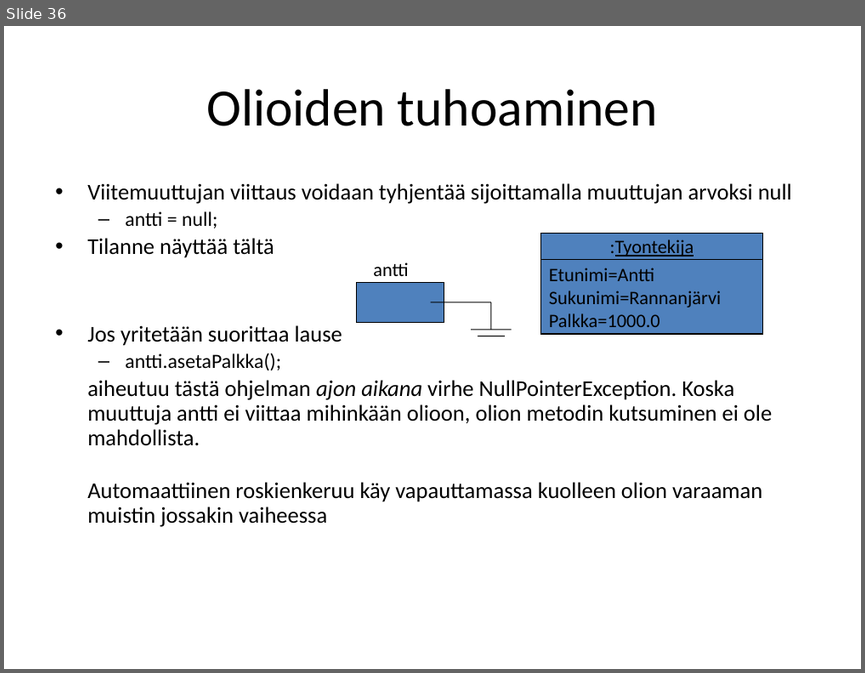
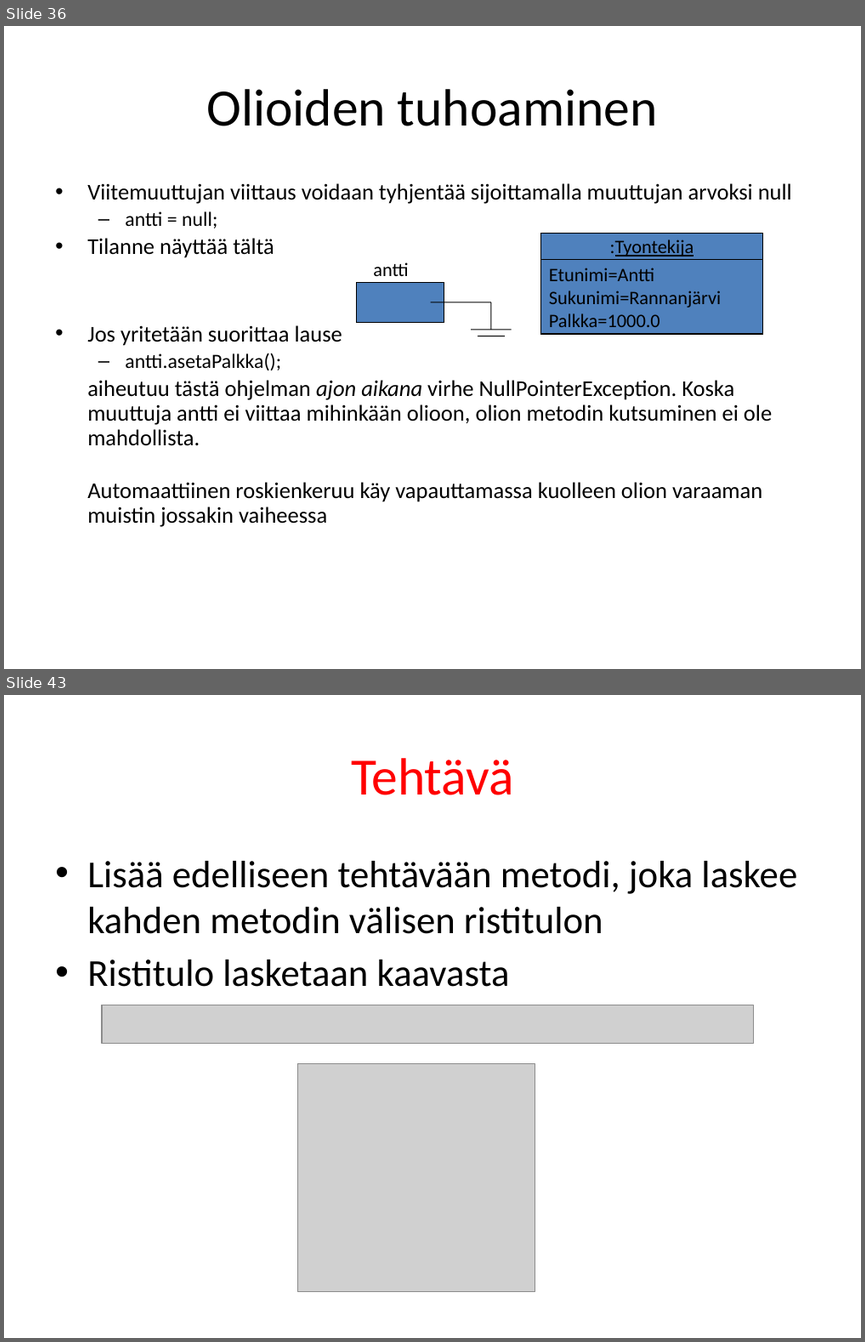
Before and after one commit to lpemake/TITE13oh, a slide deck: Olio-ohjelmointi.pptx. Shown one above the other, each under a label of ours: slide 36 before the commit, slides 36 and 43 after it; the slides between them are not shown. The pictures are 865x673 and 865x1342 pixels, drawn with LibreOffice and Linux fonts; fonts in the diff are those of the drawing; grey boxes stand for pictures. Boxes give left, top, right and bottom in pixels: in the first picture for what was removed or moved away, otherwise in the second. Text is boxed around its words. In the diff, an @@ line names an element or a change of style, - is before the commit and + after.

```diff
--- a/Olio-ohjelmointi.pptx
+++ b/Olio-ohjelmointi.pptx
@@ slide 43 added at (4,695,861,1338), background #FFFFFF @@
@@ title added at (351,758,514,795), 44 pt, text #FF0000 @@
+Tehtävä
@@ text added at (87,861,797,987), 32 pt, text #000000 @@
+• Lisää edelliseen tehtävään metodi, joka laskee kahden metodin välisen ristitulon
+• Ristitulo lasketaan kaavasta
@@ picture added at (102,1005,753,1043) @@
@@ picture added at (298,1063,535,1292) @@
```
Also in this commit, not shown: 1 slide changed, 97 other slides added, 58 other files.
